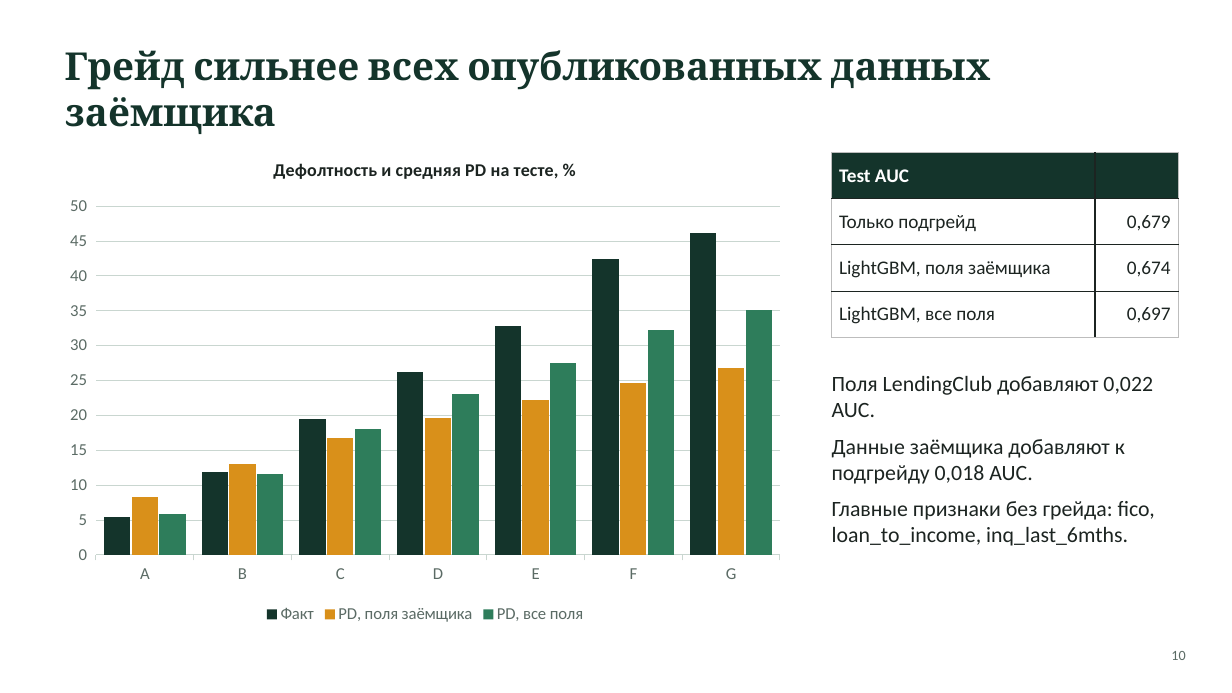
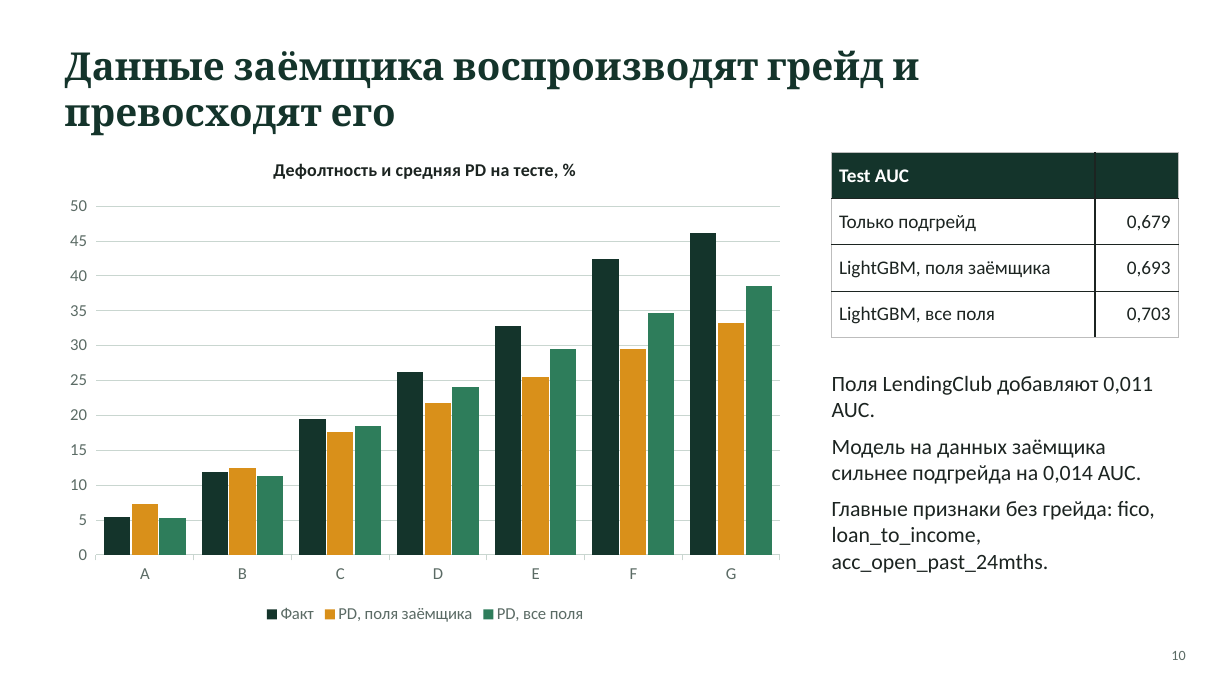
Before and after one commit to yersaa/Loan_default_prediction, a slide deck: slide 10 of docs/presentation.pptx. Drawn at 1232x693 pixels with LibreOffice and Linux fonts; fonts in the diff are those of the drawing. Boxes give left, top, right and bottom in pixels: in the first picture for what was removed or moved away, otherwise in the second. Text is boxed around its words. In the diff, an @@ line names an element or a change of style, - is before the commit and + after.

```diff
--- a/docs/presentation.pptx
+++ b/docs/presentation.pptx
@@ title at bbox=[65, 50, 920, 136]: text changed @@
-Грейд сильнее всех опубликованных данных заёмщика
+Данные заёмщика воспроизводят грейд и превосходят его
@@ column chart at bbox=[55, 139, 795, 628] @@
-PD, поля заёмщика: 8, 13, 17, 20, 22, 25, 27
+PD, поля заёмщика: 7, 12, 18, 22, 26, 30, 33
-PD, все поля: 6, 12, 18, 23, 28, 32, 35
+PD, все поля: 5, 11, 19, 24, 30, 35, 39
@@ table at bbox=[832, 152, 1178, 337] @@
-row 3, column 2: 0,674
+row 3, column 2: 0,693
-row 4, column 2: 0,697
+row 4, column 2: 0,703
@@ text at bbox=[832, 376, 1155, 573]: text changed @@
-Поля LendingClub добавляют 0,022 AUC.
-Данные заёмщика добавляют к подгрейду 0,018 AUC.
-Главные признаки без грейда: fico, loan_to_income, inq_last_6mths.
+Поля LendingClub добавляют 0,011 AUC.
+Модель на данных заёмщика сильнее подгрейда на 0,014 AUC.
+Главные признаки без грейда: fico, loan_to_income, acc_open_past_24mths.
```
Also in this commit, not shown: 8 other slides changed, 7 other files.
